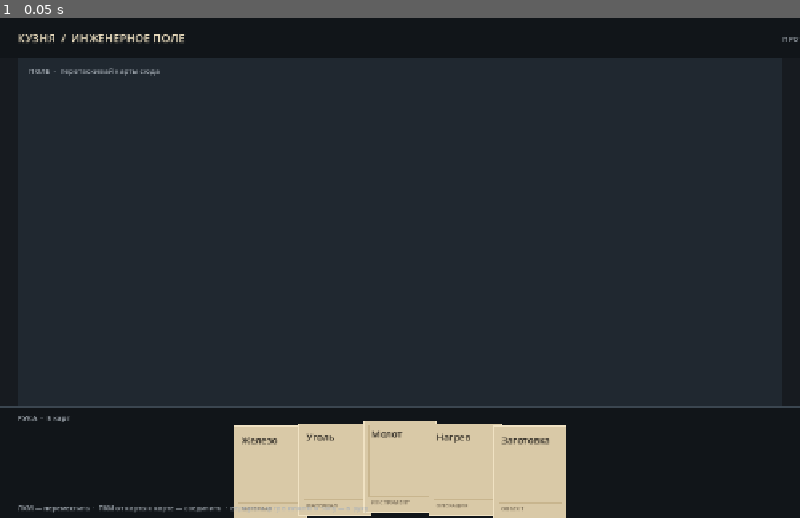
Above: before the commit, frame 1.
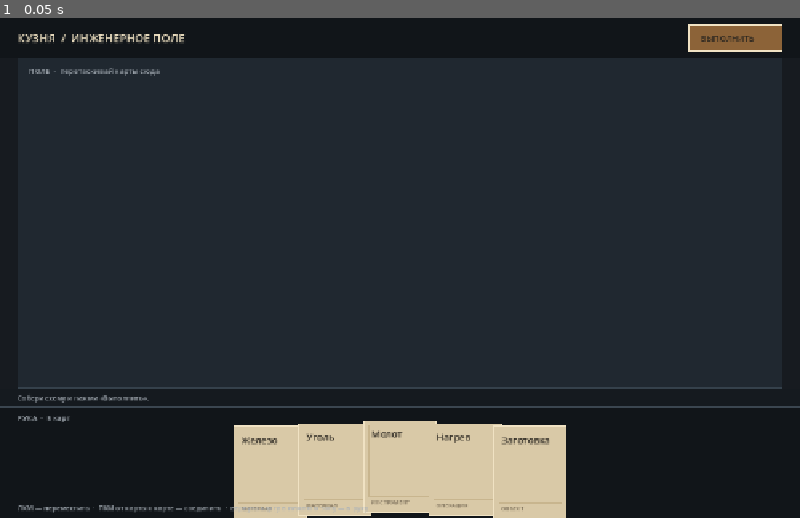
Above: after the commit, the same moment.

Repository: Blyaprint/new-1-bit-kuznya
Game: Godot game, scene res://scenes/board_prototype.tscn
Same seed, same stepped clock (60 frames per second), same inputs: the game is played once before the commit and once after it.
Inputs:
- Up to frame 1 (0.05 s): no input

The runs differ from the first frame. In frame 1, 1.1% of the frame differs, in the area x 2-100%, y 1-77%.

Commit message:
Add first engineering scheme validation action

Diff:
--- a/scripts/board_prototype.gd
+++ b/scripts/board_prototype.gd
@@ -3,6 +3,7 @@
 const CARD_SIZE := Vector2(116, 148)
 const HAND_HEIGHT := 178.0
 const HEADER_HEIGHT := 64.0
+const STATUS_HEIGHT := 30.0
 const BOARD_MARGIN := 28.0
 
 const BG := Color("#171b20")
@@ -23,6 +24,8 @@
 var drag_offset := Vector2.ZERO
 var drag_position := Vector2.ZERO
 var connecting_from_id := -1
+var execute_button_held := false
+var execution_message := "Собери схему и нажми «Выполнить»."
 var mouse_position := Vector2.ZERO
 
 var font: Font
@@ -69,6 +72,11 @@
 	elif event is InputEventMouseButton and event.button_index == MOUSE_BUTTON_LEFT:
 		mouse_position = event.position
 		if event.pressed:
+			if _execute_button_rect().has_point(mouse_position):
+				execute_button_held = true
+				accept_event()
+				queue_redraw()
+				return
 			var hit := _card_at(mouse_position)
 			if not hit.is_empty():
 				drag_card_id = int(hit.id)
@@ -84,6 +92,13 @@
 				drag_position = mouse_position - drag_offset
 				accept_event()
 		else:
+			if execute_button_held:
+				if _execute_button_rect().has_point(mouse_position):
+					_execute_scheme()
+				execute_button_held = false
+				accept_event()
+				queue_redraw()
+				return
 			if drag_card_id != -1:
 				_finish_card_drag(mouse_position)
 				accept_event()
@@ -105,6 +120,40 @@
 				connecting_from_id = -1
 				accept_event()
 				queue_redraw()
+
+
+func _execute_button_rect() -> Rect2:
+	return Rect2(Vector2(size.x - 178.0, 12.0), Vector2(150.0, 40.0))
+
+
+func _execute_scheme() -> void:
+	var board_cards: Array[Dictionary] = []
+	var degrees: Dictionary = {}
+	for card in cards:
+		if card.place == "board":
+			board_cards.append(card)
+			degrees[int(card.id)] = 0
+
+	if board_cards.size() < 2:
+		execution_message = "Нужно разместить на поле хотя бы две карты."
+		return
+
+	var valid_links := 0
+	for link in links:
+		var parts := link.split(":")
+		var a_id := int(parts[0])
+		var b_id := int(parts[1])
+		if degrees.has(a_id) and degrees.has(b_id):
+			degrees[a_id] = int(degrees[a_id]) + 1
+			degrees[b_id] = int(degrees[b_id]) + 1
+			valid_links += 1
+
+	for card_id in degrees:
+		if int(degrees[card_id]) == 0:
+			execution_message = "Проверь связи: у каждой карты на поле должна быть хотя бы одна связь."
+			return
+
+	execution_message = "СХЕМА ПРИНЯТА · %d карт, %d связей. Это проверка структуры — изготовление предмета добавим отдельно." % [board_cards.size(), valid_links]
 
 
 func _finish_card_drag(release_position: Vector2) -> void:
@@ -165,7 +214,7 @@
 
 
 func _board_rect() -> Rect2:
-	return Rect2(BOARD_MARGIN, HEADER_HEIGHT, size.x - BOARD_MARGIN * 2.0, size.y - HAND_HEIGHT - HEADER_HEIGHT)
+	return Rect2(BOARD_MARGIN, HEADER_HEIGHT, size.x - BOARD_MARGIN * 2.0, size.y - HAND_HEIGHT - HEADER_HEIGHT - STATUS_HEIGHT)
 
 
 func _hand_rect() -> Rect2:
@@ -210,7 +259,11 @@
 	draw_rect(Rect2(Vector2.ZERO, size), BG)
 	draw_rect(Rect2(0, 0, size.x, HEADER_HEIGHT), Color("#111519"))
 	draw_string(font, Vector2(28, 39), "КУЗНЯ  /  ИНЖЕНЕРНОЕ ПОЛЕ", HORIZONTAL_ALIGNMENT_LEFT, -1, 18, CARD_BORDER)
-	draw_string(font, Vector2(size.x - 28, 38), "ПРОТОТИП 01", HORIZONTAL_ALIGNMENT_RIGHT, -1, 12, MUTED)
+	var button_rect := _execute_button_rect()
+	var button_color := ACCENT if execute_button_held else Color("#8c6338")
+	draw_rect(button_rect, button_color)
+	draw_rect(button_rect, CARD_BORDER, false, 1.0)
+	draw_string(font, button_rect.position + Vector2(19, 26), "ВЫПОЛНИТЬ", HORIZONTAL_ALIGNMENT_LEFT, -1, 13, INK)
 
 	var board := _board_rect()
 	draw_rect(board, BOARD_BG)
@@ -221,6 +274,9 @@
 	for card in cards:
 		if card.place == "board" and int(card.id) != drag_card_id:
 			_draw_card(card, Vector2(card.position) - CARD_SIZE * 0.5)
+
+	draw_rect(Rect2(0.0, size.y - HAND_HEIGHT - STATUS_HEIGHT, size.x, STATUS_HEIGHT), Color("#151a1f"))
+	draw_string(font, Vector2(28, size.y - HAND_HEIGHT - 10), execution_message, HORIZONTAL_ALIGNMENT_LEFT, size.x - 56, 11, ACCENT if execution_message.begins_with("СХЕМА ПРИНЯТА") else MUTED)
 
 	_draw_hand()
 	if drag_card_id != -1:
